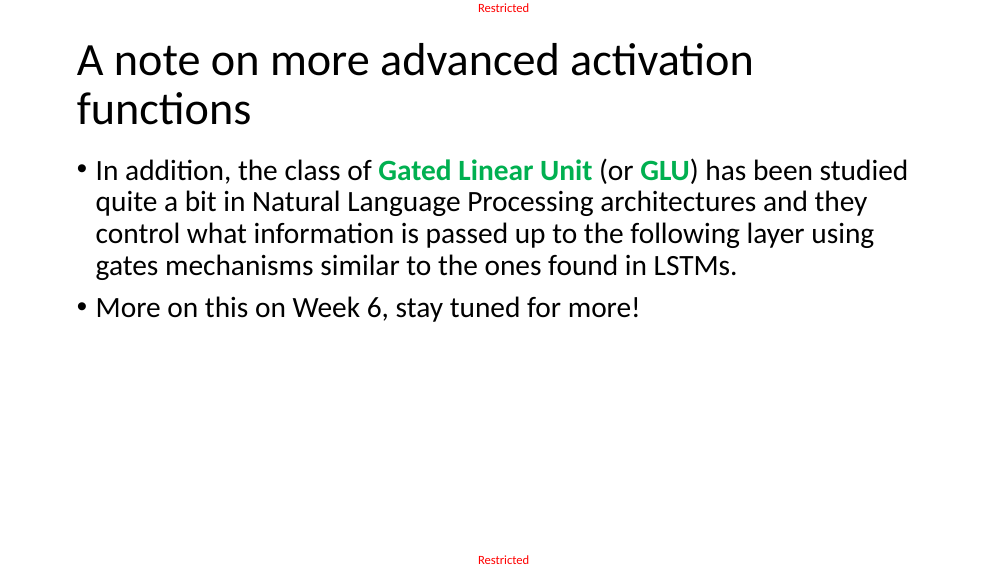
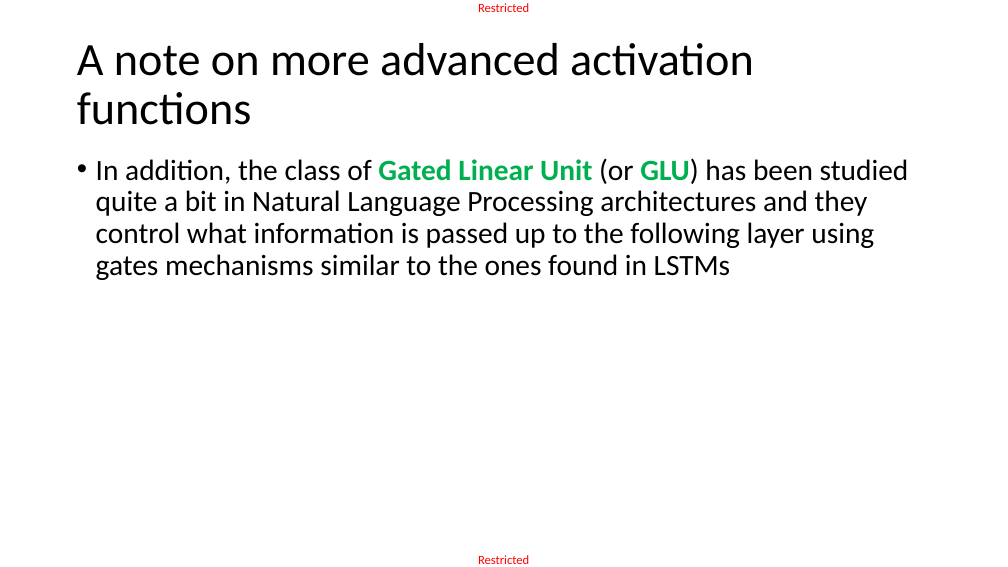
Before and after one commit to matthieudemari/SUTD_ACAD_DL-CV, a slide deck: slide 92 of Day 2 Part 1/D2P1.pptx. Drawn at 1008x567 pixels with LibreOffice and Linux fonts; fonts in the diff are those of the drawing. Boxes give left, top, right and bottom in pixels: in the first picture for what was removed or moved away, otherwise in the second. Text is boxed around its words. In the diff, an @@ line names an element or a change of style, - is before the commit and + after.

Commit message:
Minor changes to PDP and CVP lectures.

```diff
--- a/Day 2 Part 1/D2P1.pptx
+++ b/Day 2 Part 1/D2P1.pptx
@@ text at box(96, 158, 909, 280): text changed @@
-• In addition, the class of Gated Linear Unit (or GLU) has been studied quite a bit in Natural Language Processing architectures and they control what information is passed up to the following layer using gates mechanisms similar to the ones found in LSTMs.
-• More on this on Week 6, stay tuned for more!
+• In addition, the class of Gated Linear Unit (or GLU) has been studied quite a bit in Natural Language Processing architectures and they control what information is passed up to the following layer using gates mechanisms similar to the ones found in LSTMs
```
Also in this commit, not shown: 1 other slide changed, 19 other files.
